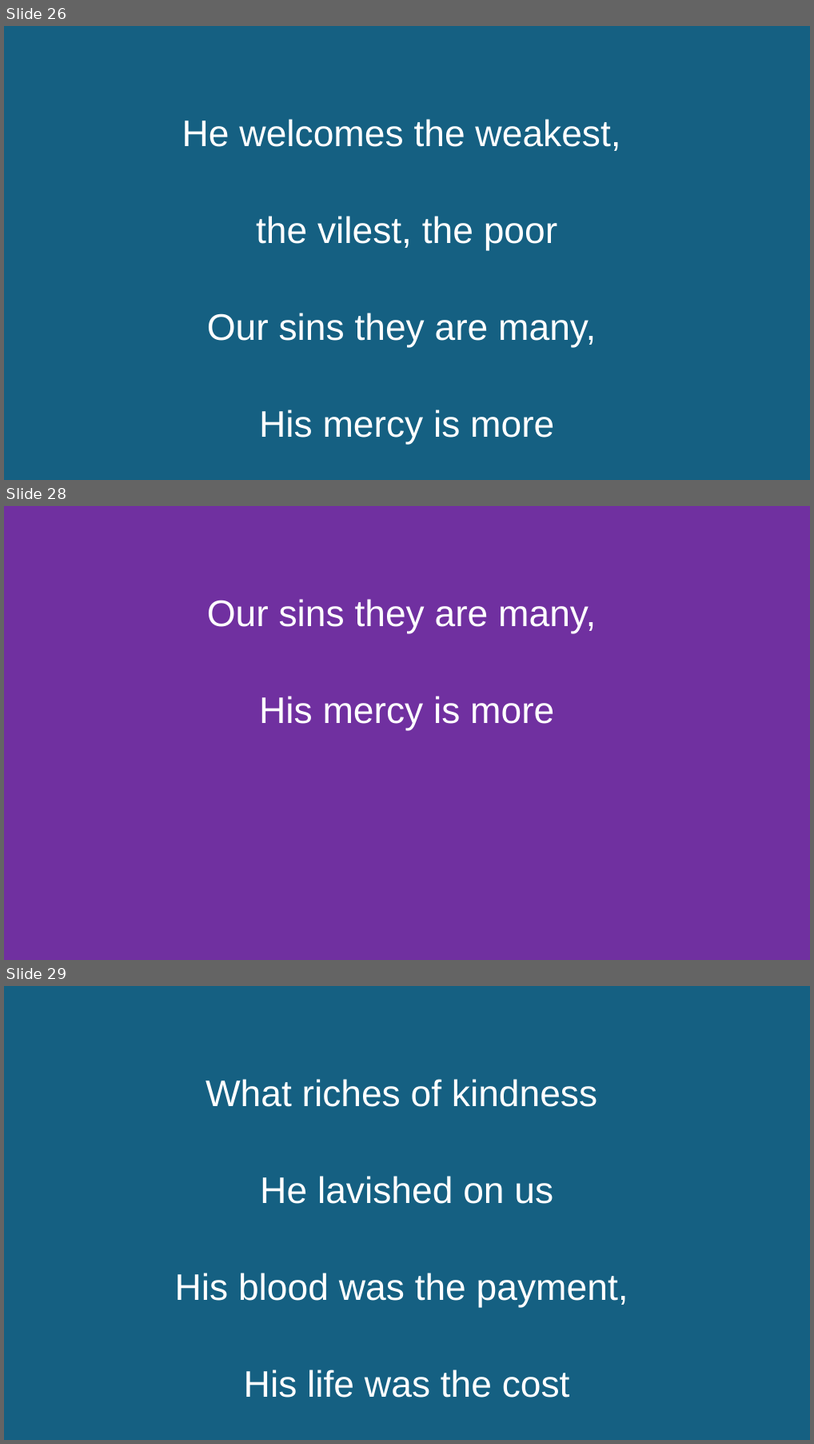
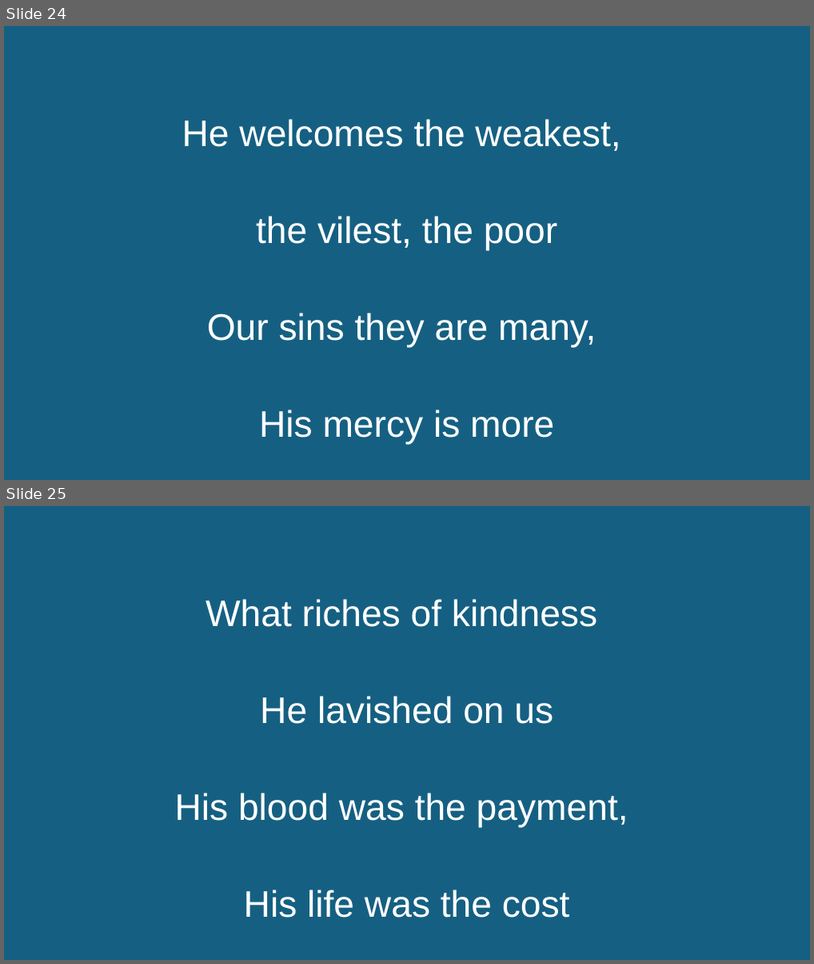
Before and after one commit to kendall412/worship, a slide deck: 2025-11-16 AGCC.pptx. Shown one above the other, each under a label of ours: slides 26, 28 and 29 before the commit, slides 24 and 25 after it; the slides between them are not shown. The pictures are 814x1444 and 814x964 pixels, drawn with LibreOffice and Linux fonts; fonts in the diff are those of the drawing. Boxes give left, top, right and bottom in pixels: in the first picture for what was removed or moved away, otherwise in the second. Text is boxed around its words. In the diff, an @@ line names an element or a change of style, - is before the commit and + after.

```diff
--- a/2025-11-16 AGCC.pptx
+++ b/2025-11-16 AGCC.pptx
@@ slide 28 removed at (x1=4, y1=506, x2=810, y2=960), background #7030A0 @@
@@ subtitle removed at (x1=207, y1=599, x2=596, y2=731) @@
-Our sins they are many,
-His mercy is more
@@ what was slide 26 is now slide 24 @@
@@ what was slide 29 is now slide 25 @@
```
Also in this commit, not shown: 3 other slides removed.
